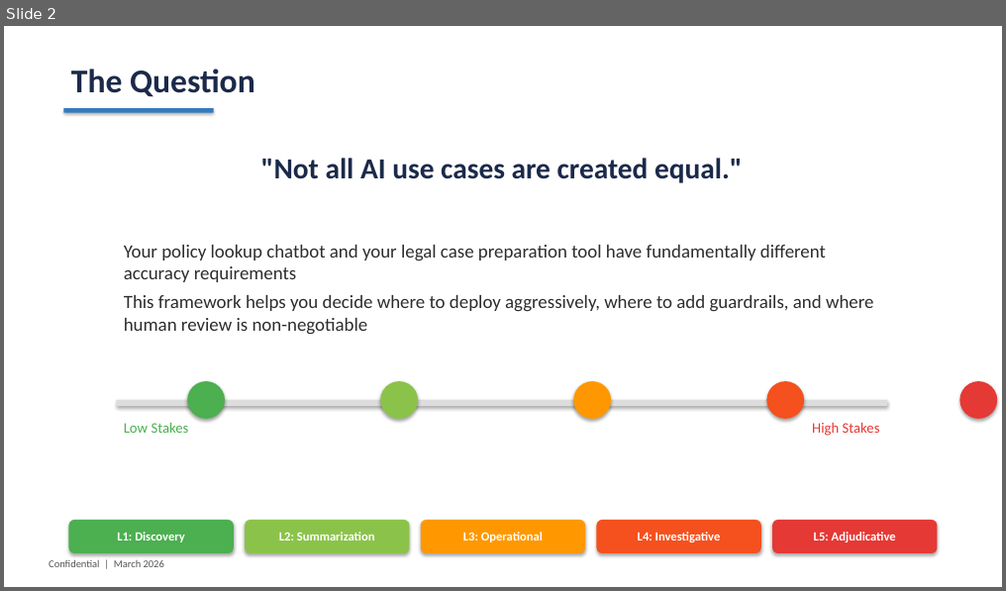
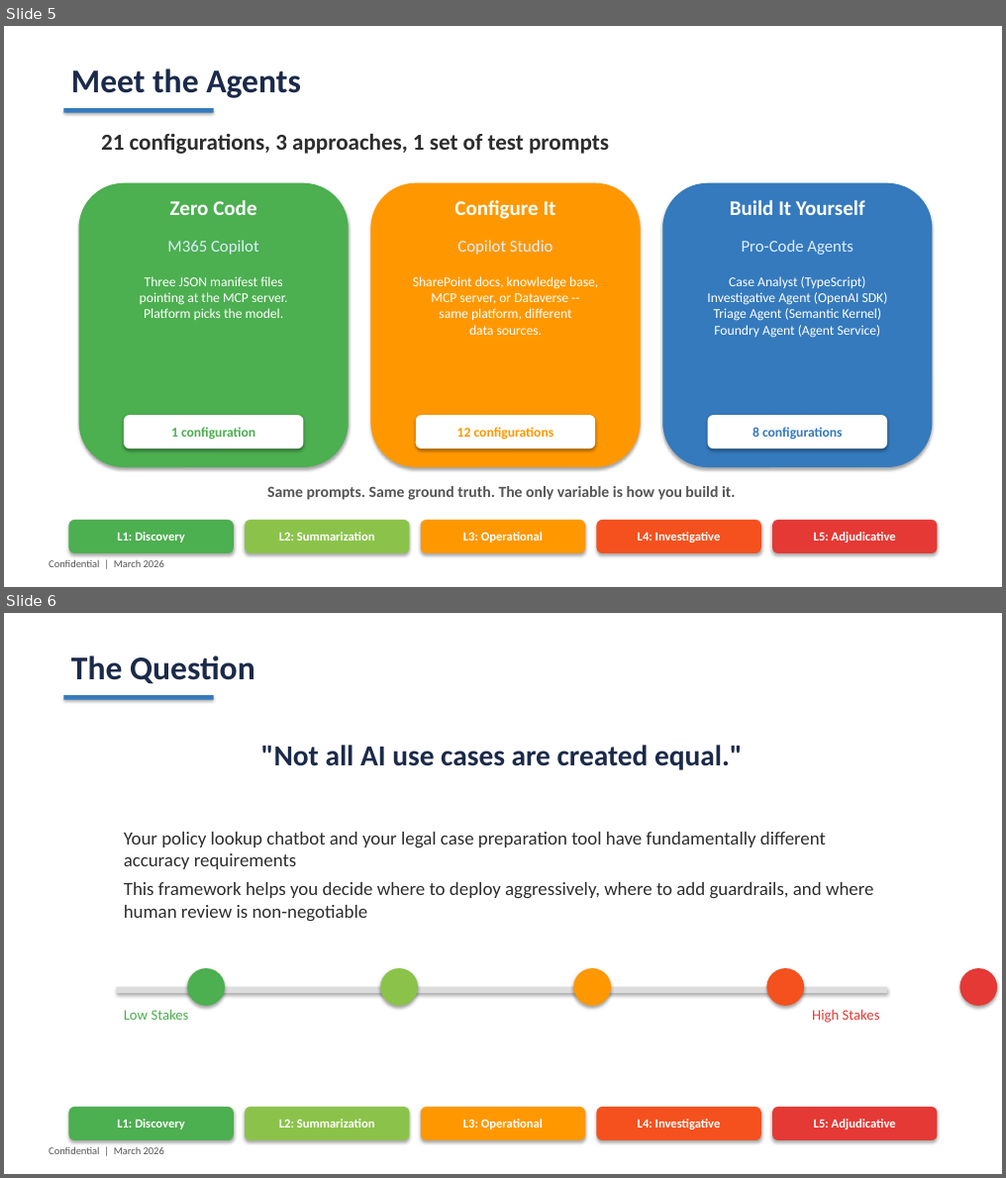
Before and after one commit to pogorman/dss-legal-case-agent, a slide deck: decks/agent-fidelity-spectrum.pptx. Shown one above the other, each under a label of ours: slide 2 before the commit, slides 5 and 6 after it. The pictures are 1006x591 and 1006x1178 pixels, drawn with LibreOffice and Linux fonts; fonts in the diff are those of the drawing. Boxes give left, top, right and bottom in pixels: in the first picture for what was removed or moved away, otherwise in the second. Text is boxed around its words. In the diff, an @@ line names an element or a change of style, - is before the commit and + after.

```diff
--- a/decks/agent-fidelity-spectrum.pptx
+++ b/decks/agent-fidelity-spectrum.pptx
@@ slide 5 added at (4,26,1002,587), background #FFFFFF @@
@@ text added at (71,69,301,98), 32 pt, text #1B2A4A, bold @@
+Meet the Agents
@@ rectangle added at (63,108,214,113), fill #357ABD @@
@@ text added at (101,133,609,154), 22 pt, text #2D2D2D, bold @@
+21 configurations, 3 approaches, 1 set of test prompts
@@ rounded rectangle added at (79,183,349,468), fill #4CAF50 @@
@@ text added at (170,200,256,215), 20 pt, text #FFFFFF, bold @@
+Zero Code
@@ rounded rectangle added at (371,183,641,468), fill #FF9800 @@
@@ text added at (454,200,556,219), 20 pt, text #FFFFFF, bold @@
+Configure It
@@ rounded rectangle added at (662,183,933,468), fill #357ABD @@
@@ text added at (730,200,865,215), 20 pt, text #FFFFFF, bold @@
+Build It Yourself
@@ text added at (167,240,259,255), 16 pt, text #DDEEFF @@
+M365 Copilot
@@ text added at (457,240,553,255), 16 pt, text #DDEEFF @@
+Copilot Studio
@@ text added at (742,240,853,255), 16 pt, text #DDEEFF @@
+Pro-Code Agents
@@ text added at (140,276,288,320), 13 pt, text #FFFFFF @@
+Three JSON manifest files
+pointing at the MCP server.
+Platform picks the model.
@@ text added at (413,276,598,335), 13 pt, text #FFFFFF @@
+SharePoint docs, knowledge base,
+MCP server, or Dataverse --
+same platform, different
+data sources.
@@ text added at (707,276,888,338), 13 pt, text #FFFFFF @@
+Case Analyst (TypeScript)
+Investigative Agent (OpenAI SDK)
+Triage Agent (Semantic Kernel)
+Foundry Agent (Agent Service)
@@ rounded rectangle added at (124,415,303,449), fill #FFFFFF, 13 pt, text #4CAF50, bold @@
+1 configuration
@@ rounded rectangle added at (416,415,595,449), fill #FFFFFF, 13 pt, text #FF9800, bold @@
+12 configurations
@@ rounded rectangle added at (708,415,887,449), fill #FFFFFF, 13 pt, text #357ABD, bold @@
+8 configurations
@@ text added at (267,486,736,500), 15 pt, text #555555, bold @@
+Same prompts. Same ground truth. The only variable is how you build it.
@@ rounded rectangle added at (69,520,234,554), fill #4CAF50, 12 pt, text #FFFFFF, bold @@
+L1: Discovery
@@ rounded rectangle added at (245,520,410,554), fill #8BC34A, 12 pt, text #FFFFFF, bold @@
+L2: Summarization
@@ rounded rectangle added at (421,520,586,554), fill #FF9800, 12 pt, text #FFFFFF, bold @@
+L3: Operational
@@ rounded rectangle added at (597,520,761,554), fill #F4511E, 12 pt, text #FFFFFF, bold @@
+L4: Investigative
@@ rounded rectangle added at (773,520,938,554), fill #E53935, 12 pt, text #FFFFFF, bold @@
+L5: Adjudicative
@@ text added at (49,560,164,568), 10 pt, text #555555 @@
+Confidential | March 2026
@@ what was slide 2 is now slide 6 @@
```
Also in this commit, not shown: 5 slides changed, 4 other slides added, 11 other files.
